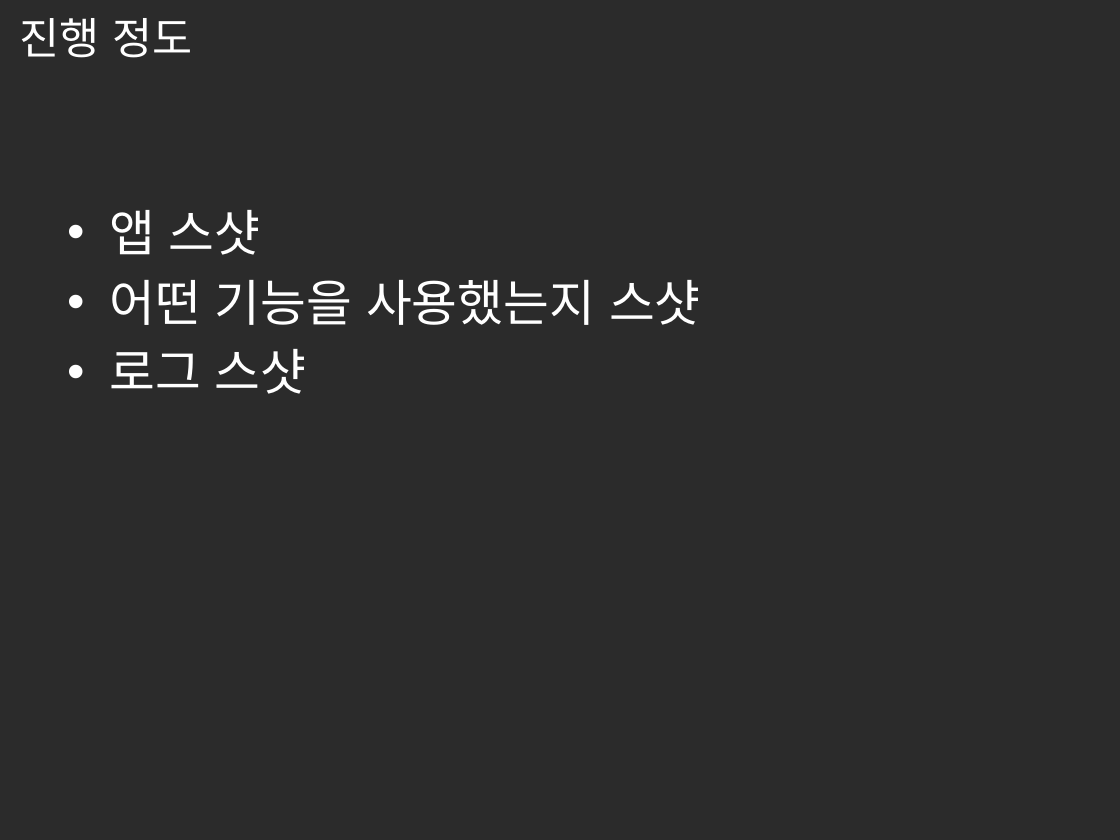
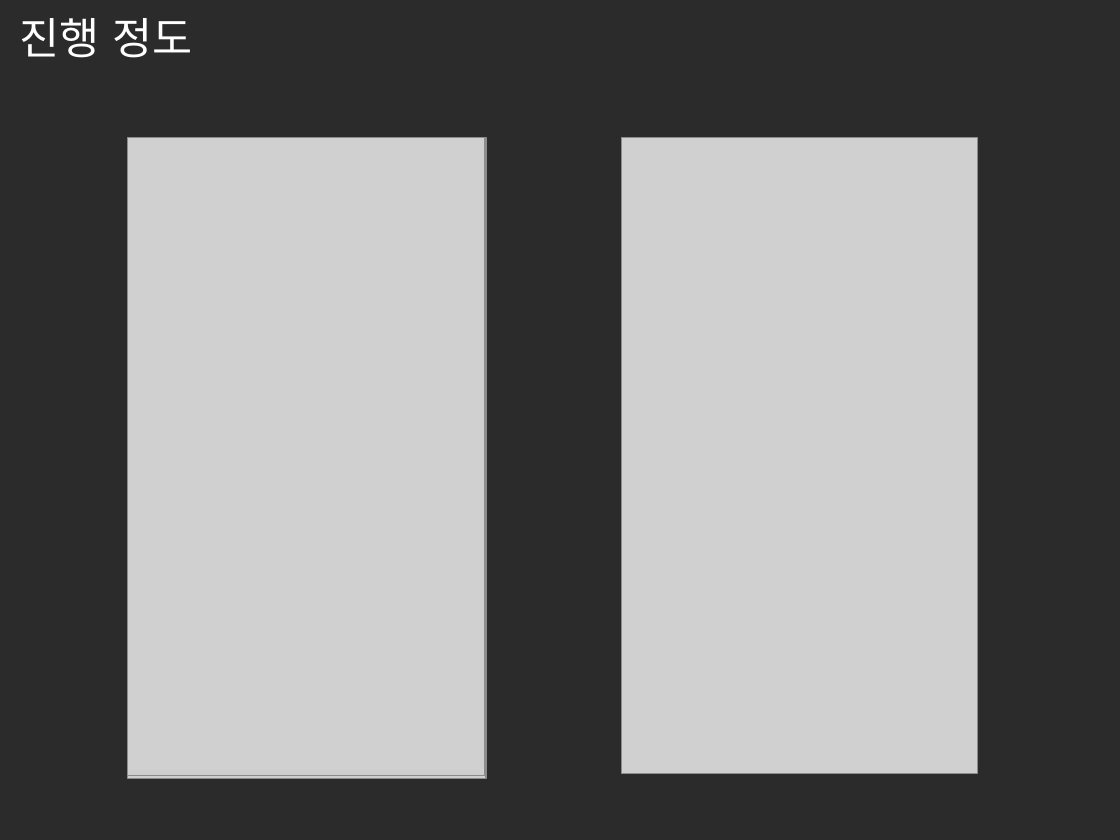
Before and after one commit to dlcksgy/PreventSNSAddiction, a slide deck: slide 4 of 모바일SW 중간발표.pptx. Drawn at 1120x840 pixels with LibreOffice and Linux fonts; fonts in the diff are those of the drawing; grey boxes stand for pictures; background and template pictures are left out; a plain dark background stands for a picture behind light text. Boxes give left, top, right and bottom in pixels: in the first picture for what was removed or moved away, otherwise in the second. Text is boxed around its words. In the diff, an @@ line names an element or a change of style, - is before the commit and + after.

```diff
--- a/모바일SW 중간발표.pptx
+++ b/모바일SW 중간발표.pptx
@@ picture added at (128,138,486,778) @@
@@ picture added at (128,138,485,776) @@
@@ picture added at (622,138,978,774) @@
@@ text removed at (109,210,701,394) @@
-• 앱 스샷
-• 어떤 기능을 사용했는지 스샷
-• 로그 스샷
```
Also in this commit, not shown: 6 other slides changed, 1 slide added, 1 other file.
